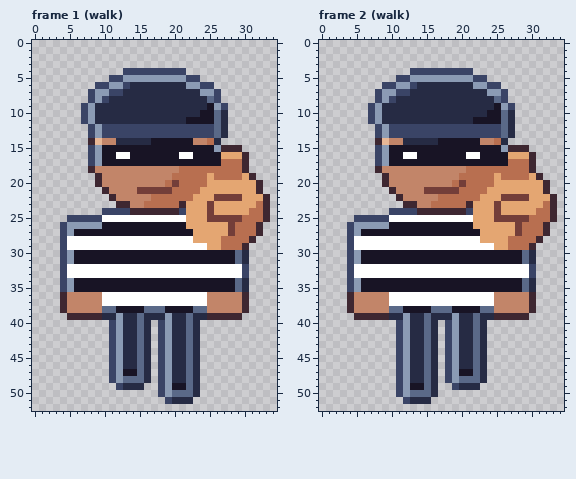
A pixel-art file gets an edit: art/depths/thief@62.aseprite. Above: the version before the commit.
35x53 pixels, 6 frames. Shown: frame 1 (walk), frame 2 (walk). The commit also changed other frames, which this record leaves out.
The result:
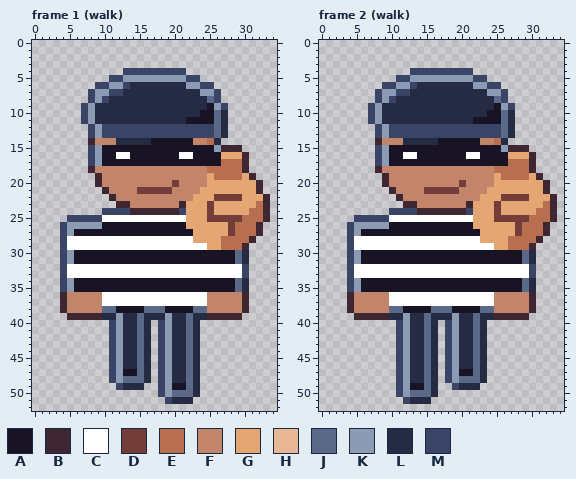
Palette (. is transparent): A #181425  B #3e2731  C #ffffff  D #733e39  E #b86f50  F #c28569  G #e4a672  H #e8b796  J #5a6988  K #8b9bb4  L #262b44  M #3a4466
Changes in this commit:
Frame 1 (walk):
y 14: x 9 H -> F
y 18: x 21..24 EEEE -> FFFF
y 19: x 20..24 EEEEE -> FFFFF
y 20: x 19 E -> F; x 21..24 EEEE -> FFFF
y 21: x 20..23 EEEE -> FFFF
y 22: x 17..22 EEEEEE -> FFFFFF
y 23: x 16..20 EEEEE -> FFFFF
Frame 2 (walk): the same change as frame 1 (walk)
